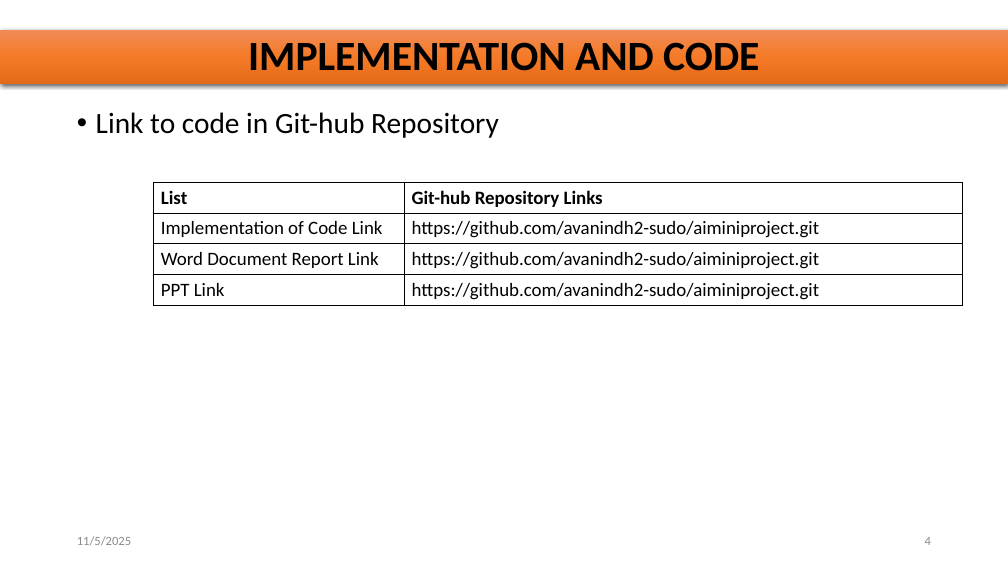
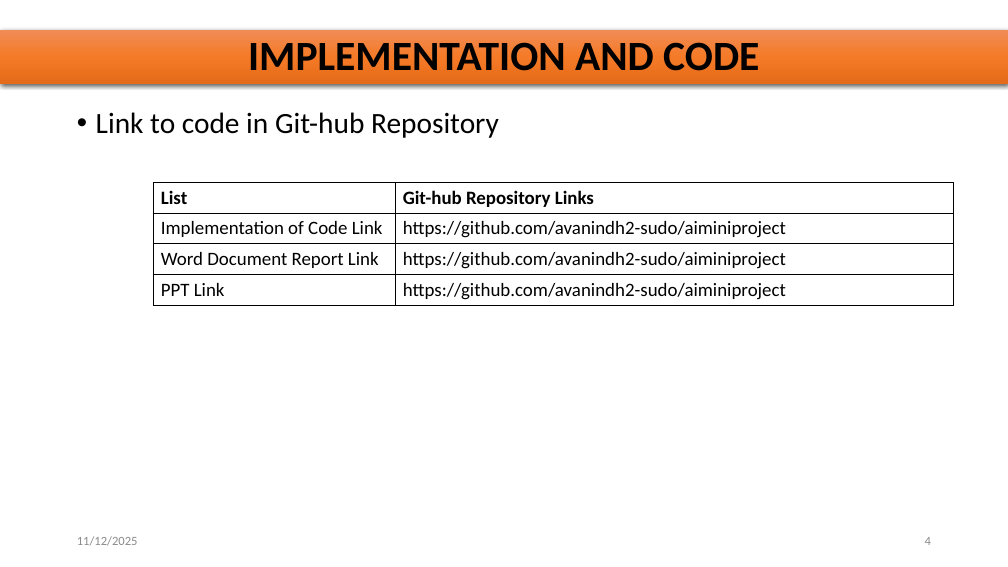
Before and after one commit to avanindh2-sudo/aiminiproject, a slide deck: slide 4 of maze_solver[1].pptx. Drawn at 1008x567 pixels with LibreOffice and Linux fonts; fonts in the diff are those of the drawing. Boxes give left, top, right and bottom in pixels: in the first picture for what was removed or moved away, otherwise in the second. Text is boxed around its words. In the diff, an @@ line names an element or a change of style, - is before the commit and + after.

```diff
--- a/maze_solver[1].pptx
+++ b/maze_solver[1].pptx
@@ table at (x1=154, y1=182, x2=954, y2=305) @@
-row 2, column 2: https://github.com/avanindh2-sudo/aiminiproject.git
+row 2, column 2: https://github.com/avanindh2-sudo/aiminiproject
-row 3, column 2: https://github.com/avanindh2-sudo/aiminiproject.git
+row 3, column 2: https://github.com/avanindh2-sudo/aiminiproject
-row 4, column 2: https://github.com/avanindh2-sudo/aiminiproject.git
+row 4, column 2: https://github.com/avanindh2-sudo/aiminiproject
@@ table resized from (x1=154, y1=182, x2=963, y2=305) to (x1=154, y1=182, x2=954, y2=305) @@
@@ text at (x1=77, y1=536, x2=138, y2=546): text changed @@
-11/5/2025
+11/12/2025
```
Also in this commit, not shown: 6 other slides changed.
